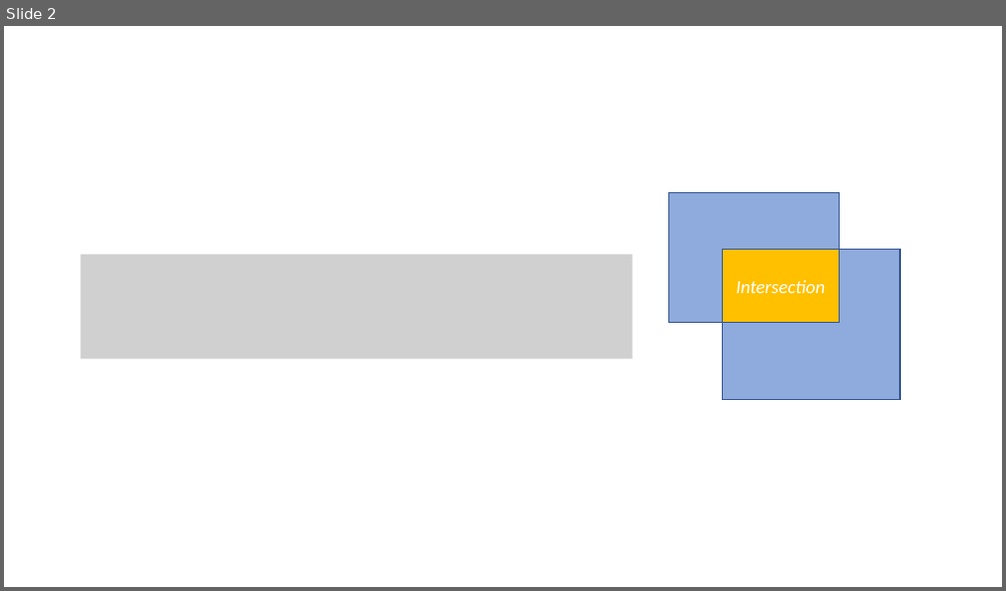
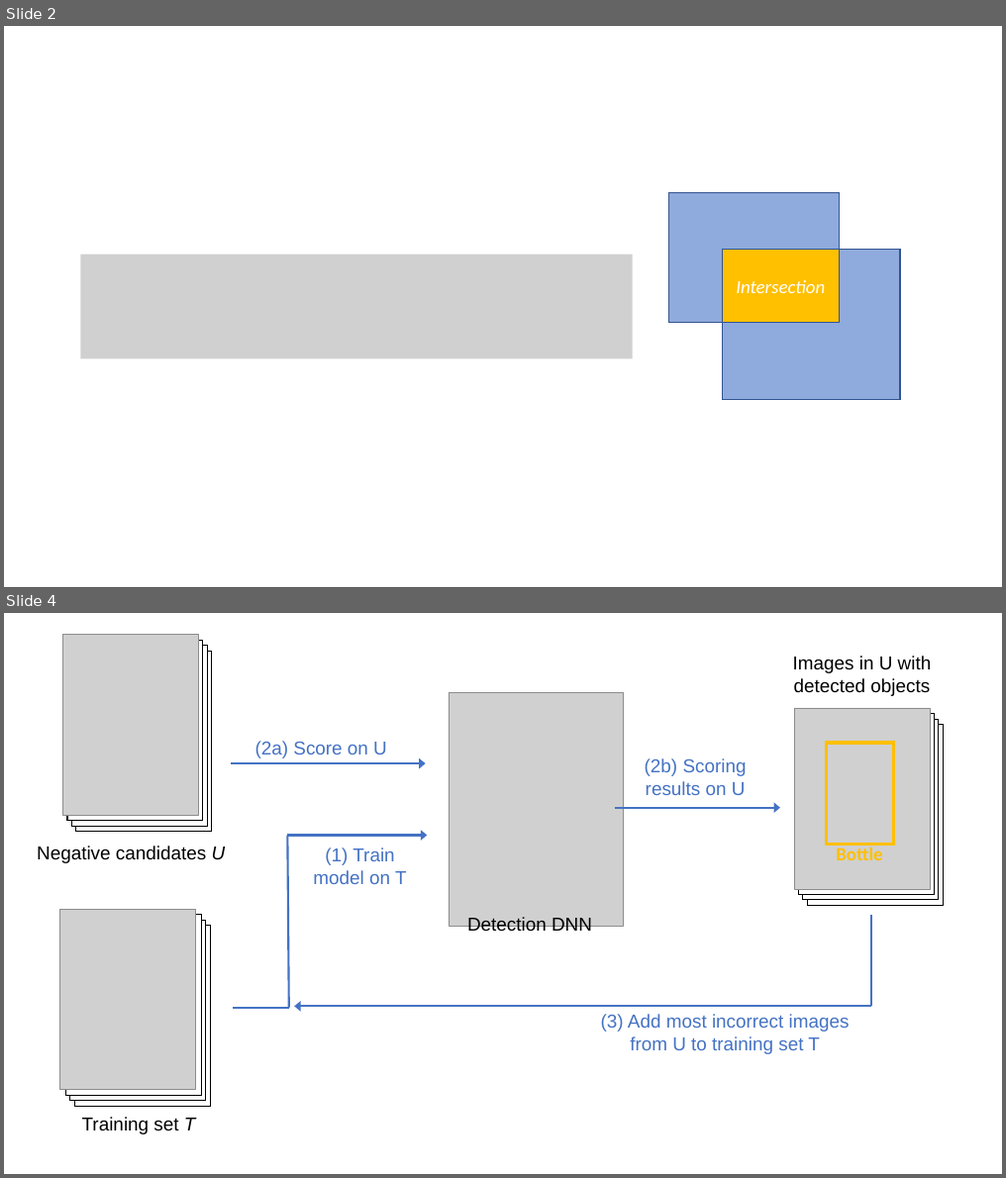
Before and after one commit to microsoft/computervision-recipes, a slide deck: scenarios/detection/media/figures.pptx. Shown one above the other, each under a label of ours: slide 2 before the commit, slides 2 and 4 after it; the slides between them are not shown. The pictures are 1006x591 and 1006x1178 pixels, drawn with LibreOffice and Linux fonts; fonts in the diff are those of the drawing; grey boxes stand for pictures. Boxes give left, top, right and bottom in pixels: in the first picture for what was removed or moved away, otherwise in the second. Text is boxed around its words. In the diff, an @@ line names an element or a change of style, - is before the commit and + after.

Commit message:
Adding hard negative sampling notebook (#367)

```diff
--- a/scenarios/detection/media/figures.pptx
+++ b/scenarios/detection/media/figures.pptx
@@ slide 4 added at bbox=[4, 613, 1002, 1174], background #FFFFFF @@
@@ group added at bbox=[63, 634, 212, 832]: 3 rectangles, 1 picture @@
@@ text added at bbox=[793, 656, 932, 696], 18 pt, text #000000 @@
+Images in U with detected objects
@@ picture added at bbox=[449, 692, 623, 926] @@
@@ group added at bbox=[795, 708, 943, 905]: 3 rectangles, 1 picture @@
@@ text added at bbox=[255, 741, 387, 759], 18 pt, text #4472C4 @@
+(2a) Score on U
@@ text added at bbox=[645, 759, 746, 795], 18 pt, text #4472C4 @@
+(2b) Scoring results on U
@@ rectangle added at bbox=[827, 743, 893, 845], outline #FFC000 3 pt @@
@@ arrow added from (231, 763) to (426, 763), #4472C4 2 pt @@
@@ arrow added from (615, 808) to (780, 808), #4472C4 2 pt @@
@@ text added at bbox=[37, 846, 226, 863], 18 pt, text #000000 @@
+Negative candidates U
@@ arrow added from (287, 836) to (427, 836), #4472C4 2 pt @@
@@ line added from (288, 836) to (289, 1008), #4472C4 2 pt @@
@@ text added at bbox=[313, 848, 407, 884], 18 pt, text #4472C4 @@
+(1) Train model on T
@@ text added at bbox=[836, 845, 882, 861], 18 pt, text #FFC000, bold @@
+Bottle
@@ group added at bbox=[60, 909, 210, 1106]: 3 rectangles, 1 picture @@
@@ text added at bbox=[467, 917, 592, 936], 18 pt, text #000000 @@
+Detection DNN
@@ line added from (871, 915) to (871, 1007), #4472C4 2 pt @@
@@ line added from (289, 1008) to (233, 1008), #4472C4 2 pt @@
@@ arrow added from (871, 1007) to (294, 1007), #4472C4 2 pt @@
@@ text added at bbox=[601, 1014, 849, 1055], 18 pt, text #4472C4 @@
+(3) Add most incorrect images from U to training set T
@@ text added at bbox=[82, 1117, 196, 1135], 18 pt, text #000000 @@
+Training set T
```
Also in this commit, not shown: 1 other slide added, 8 other files.
